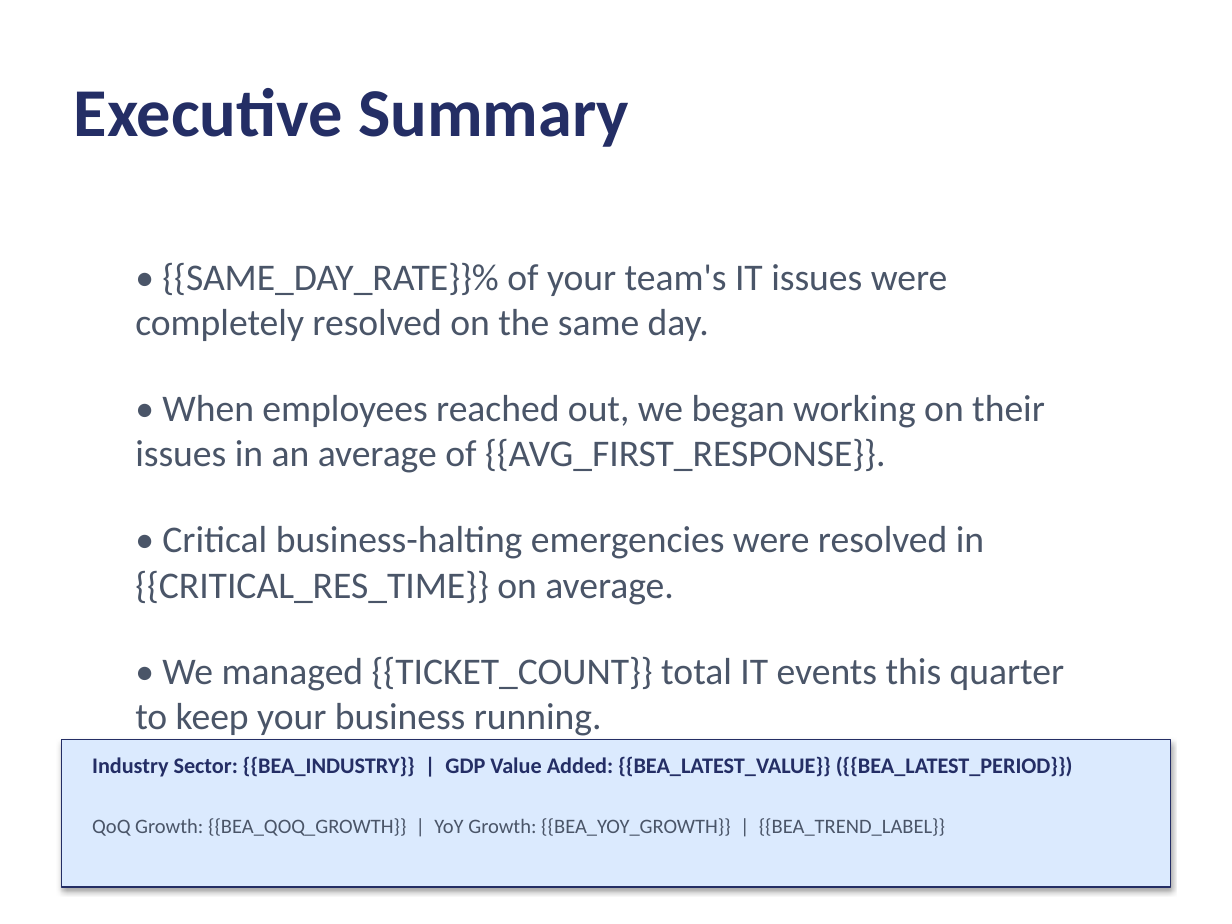
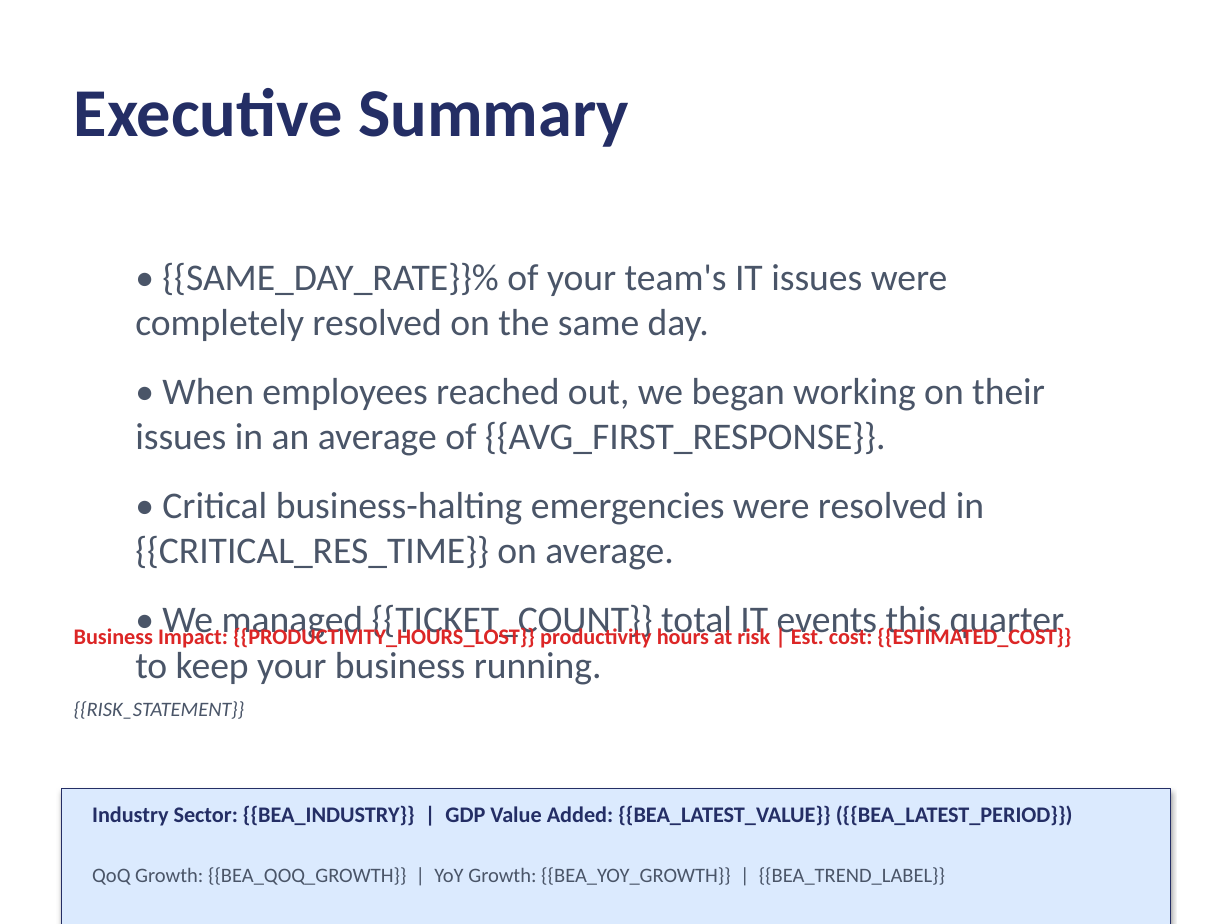
Before and after one commit to EcoFireGit/halopsa_QbrImpactSlides_v0, a slide deck: slide 2 of Master_QBR_Template.pptx. Drawn at 1232x924 pixels with LibreOffice and Linux fonts; fonts in the diff are those of the drawing. Boxes give left, top, right and bottom in pixels: in the first picture for what was removed or moved away, otherwise in the second. Text is boxed around its words. In the diff, an @@ line names an element or a change of style, - is before the commit and + after.

```diff
--- a/Master_QBR_Template.pptx
+++ b/Master_QBR_Template.pptx
@@ text "• {{SAME_DAY_RATE}}% of your team's ..." at (135,263,1064,685): less space between paragraphs @@
@@ text added at (74,625,1071,648), 13 pt, text #DC2626, bold @@
+Business Impact: {{PRODUCTIVITY_HOURS_LOST}} productivity hours at risk | Est. cost: {{ESTIMATED_COST}}
@@ text added at (74,701,245,719), 12 pt, text #4A5568, italic @@
+{{RISK_STATEMENT}}
@@ 2 texts, 1 rectangle: place and size @@
-2 texts, 1 rectangle at (62,739,1170,887)
+2 texts, 1 rectangle at (62,788,1170,924)
```
Also in this commit, not shown: 1 other slide changed, 8 other files.
